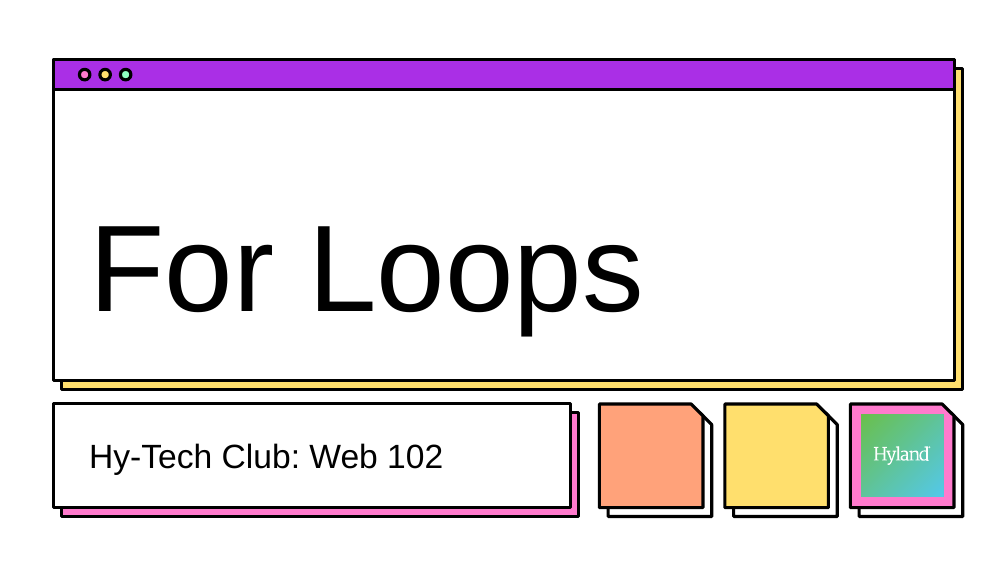
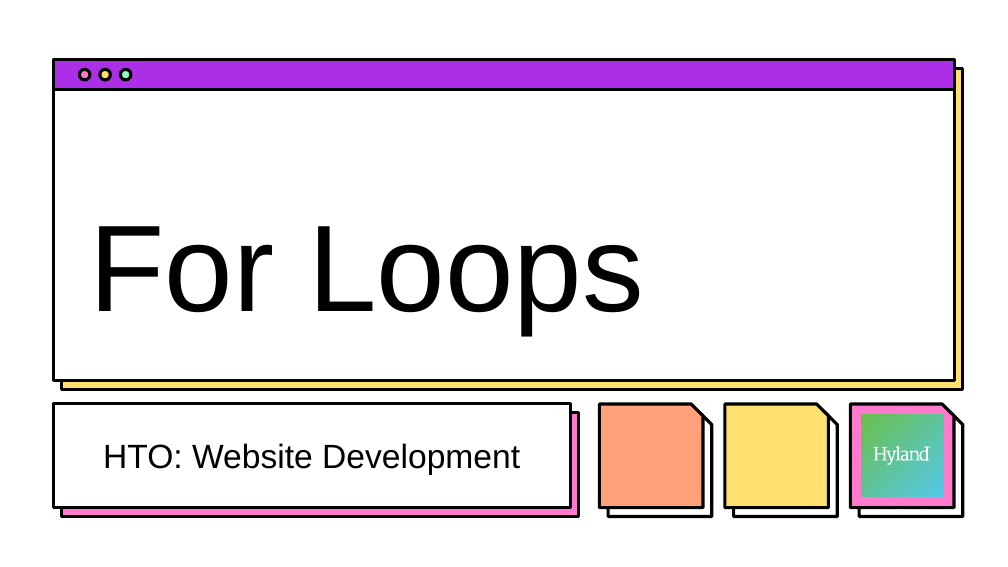
Before and after one commit to hylandtechoutreach/website-development, a slide deck: slide 1 of 2.08ForLoops/ForLoops.pptx. Drawn at 1008x567 pixels with LibreOffice and Linux fonts; fonts in the diff are those of the drawing; background and template pictures are left out. Boxes give left, top, right and bottom in pixels: in the first picture for what was removed or moved away, otherwise in the second. Text is boxed around its words. In the diff, an @@ line names an element or a change of style, - is before the commit and + after.

```diff
--- a/2.08ForLoops/ForLoops.pptx
+++ b/2.08ForLoops/ForLoops.pptx
@@ subtitle at (103, 443, 520, 475): text changed @@
-Hy-Tech Club: Web 102
+HTO: Website Development
```
Also in this commit, not shown: 48 other files.
